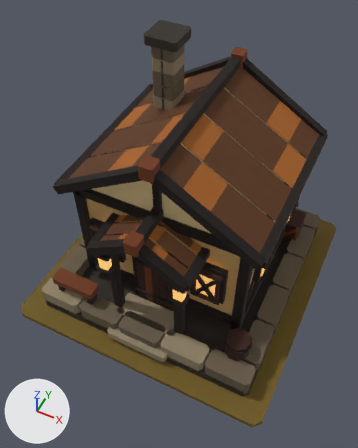
A saved change to the glTF model art/manor_hall_t3/manor_hall_t3.glb.
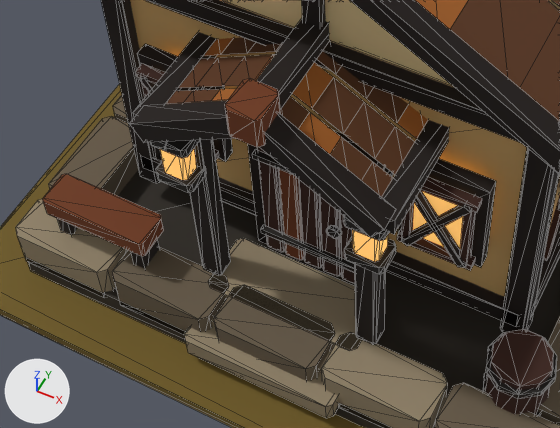
Old and new are each drawn whole from a 50 mm camera at (1.23, -2.69, 3.96) aimed at (0.01, -0.24, 0.9) and again close up on the part from 10% to 71% of the width and 45% to 82% of the height. The lights are fixed; the arrows at lower left show +X, +Y and +Z. The first two pictures are the older version. The close-ups show mesh edges as thin lines.

Objects in the first close-up: 'MMR | hall | T03 Architecture.001', 'MMR | hall | Tier 03 Ground.001'.
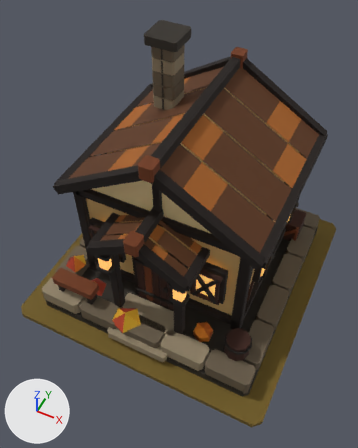
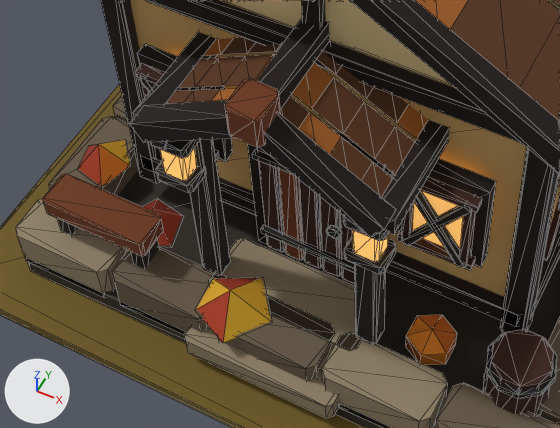
Diff of the bpy script that builds the scene:
```diff
--- a/art/manor_hall_t3/manor_hall_t3.glb.py
+++ b/art/manor_hall_t3/manor_hall_t3.glb.py
@@ me_mmr___hall___t03_autumn_dressing_001 @@
+me_mmr___hall___t03_autumn_dressing_001.from_pydata(...)  # 37 vertices, 38 faces; spans x -0.99..0.54, y -1.04..0.45, z 0.09..0.32
+me_mmr___hall___t03_autumn_dressing_001.materials.append(mat_mmr___shared_palette_atlas)  # picture img_mmr_shared_color_palette_64
@@ ob_mmr___hall___t03_autumn_dressing_001 @@
+ob_mmr___hall___t03_autumn_dressing_001 = bpy.data.objects.new('MMR | hall | T03 Autumn Dressing.001', me_mmr___hall___t03_autumn_dressing_001)
+ob_mmr___hall___t03_autumn_dressing_001.location = (0.0, 0.0, 0.05)
```

Where the change shows, as pixel boxes (x1, y1, x2, y2) in the close-ups (560 x 428 px):
'MMR | hall | T03 Autumn Dressing.001', added
    after: (78, 140, 457, 365)
